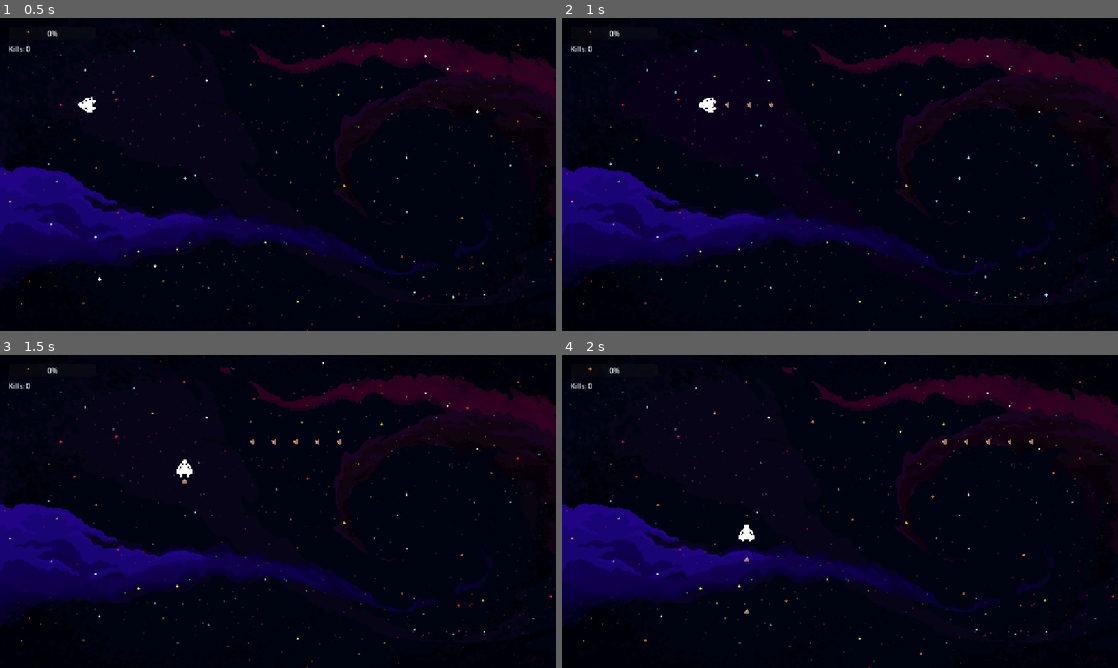
Above: before the commit, frames 1-4 (two rows, left to right).
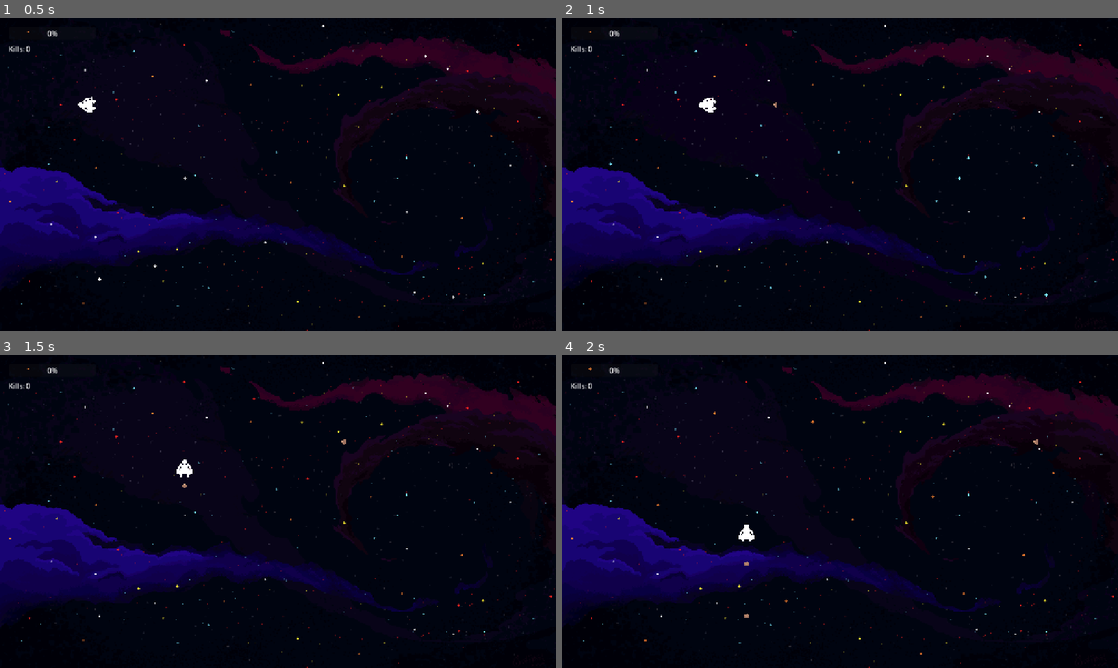
Above: after the commit, the same moments.

Repository: Asstro-Party/turbo-octo-guacamole
Game: Godot game, scene res://scenes/main.tscn
The game is run twice, just before and just after one commit, with the same random seed, the same clock (stepped at 60 frames per second) and the same inputs.
Inputs (mouse positions are in pixels of both pictures, inside the frame that each line leads up to):
- Up to frame 1 (0.5 s): no input
- Up to frame 2 (1 s): tap Enter at 0.5 s; move the mouse to (962, 158) at 0.52 s; hold D (move_right) from 0.53 s (still down); hold Space from 0.53 s (still down); click (962, 158) at 0.67 s
- Up to frame 3 (1.5 s): move the mouse to (166, 527) at 1.27 s; release D (move_right) at 1.28 s; release Space at 1.28 s; hold S (move_down) from 1.28 s (still down); tap Q at 1.35 s; click (166, 527) at 1.42 s
- Up to frame 4 (2 s): keep holding S (move_down); tap Space at 1.52, 1.55, 1.82 s

Frame 1 is identical in both runs. In frame 2, less than 0.1% of the frame differs, in the area x 29-39%, y 26-29%; in frame 3, less than 0.1%; in frame 4, less than 0.1%, in the area x 32-86%, y 26-84%.

Commit message:
Removed continuous shooting and decreased fire rate

Diff:
--- a/godot-game/scripts/Player.gd
+++ b/godot-game/scripts/Player.gd
@@ -4,7 +4,7 @@
 @export var speed = 300.0
 @export var rotation_speed = 10.0
 @export var bullet_scene: PackedScene
-@export var fire_rate := 0.15
+@export var fire_rate := 0.30
 @export var player_color: Color = Color.WHITE
 @export var player_model: String = ""
 
@@ -47,10 +47,10 @@
 		# For local testing without server (editor mode)
 		if not network_manager or not network_manager.connected:
 			_handle_local_movement(delta)
-		else:
-			# Multiplayer mode - handle shooting here
-			if Input.is_key_pressed(KEY_SPACE) or Input.is_mouse_button_pressed(MOUSE_BUTTON_LEFT):
-				shoot()
+		# else:
+		# 	# Multiplayer mode - handle shooting here
+		# 	if Input.is_key_pressed(KEY_SPACE) or Input.is_mouse_button_pressed(MOUSE_BUTTON_LEFT):
+		# 		shoot()
 
 	# Update shoot cooldown
 	if _shoot_cooldown > 0.0:
@@ -90,10 +90,6 @@
 	else:
 		velocity = Vector2.ZERO
 
-	# Handle continuous shooting (hold to shoot) - spacebar or mouse
-	if Input.is_key_pressed(KEY_SPACE) or Input.is_mouse_button_pressed(MOUSE_BUTTON_LEFT):
-		shoot()
-
 	move_and_slide()
 
 	# Wrap around screen edges
@@ -102,7 +98,12 @@
 func _input(event):
 	if not is_local_player:
 		return
-	# Shooting is now handled in _handle_local_movement() for continuous fire
+	# Handle shooting for spacebar
+	if event is InputEventKey and event.pressed and event.keycode == KEY_SPACE and not event.echo:
+		shoot()
+	# Handle shooting for mouse button (single click)
+	if event is InputEventMouseButton and event.pressed and event.button_index == MOUSE_BUTTON_LEFT:
+		shoot()
 
 func shoot():
 	# Check cooldown
@@ -163,8 +164,6 @@
 func _update_shooting(delta):
 	if _shoot_cooldown > 0.0:
 		_shoot_cooldown = max(_shoot_cooldown - delta, 0.0)
-	if Input.is_mouse_button_pressed(MOUSE_BUTTON_LEFT) and _shoot_cooldown <= 0.0:
-		shoot()
 
 func _wrap_position() -> bool:
 	var viewport := get_viewport()
Not shown, changed: frontend/public/godot-game/index.html
Not shown, changed: frontend/public/godot-game/index.pck
